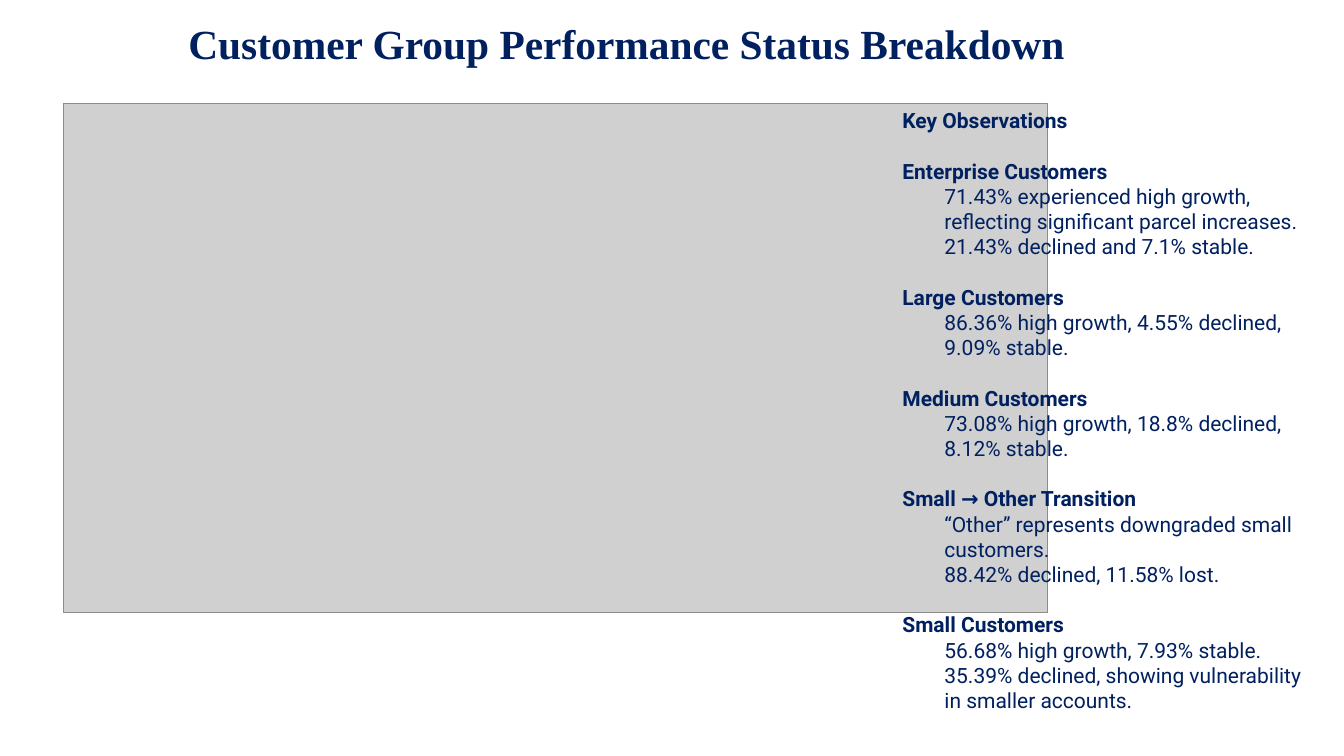
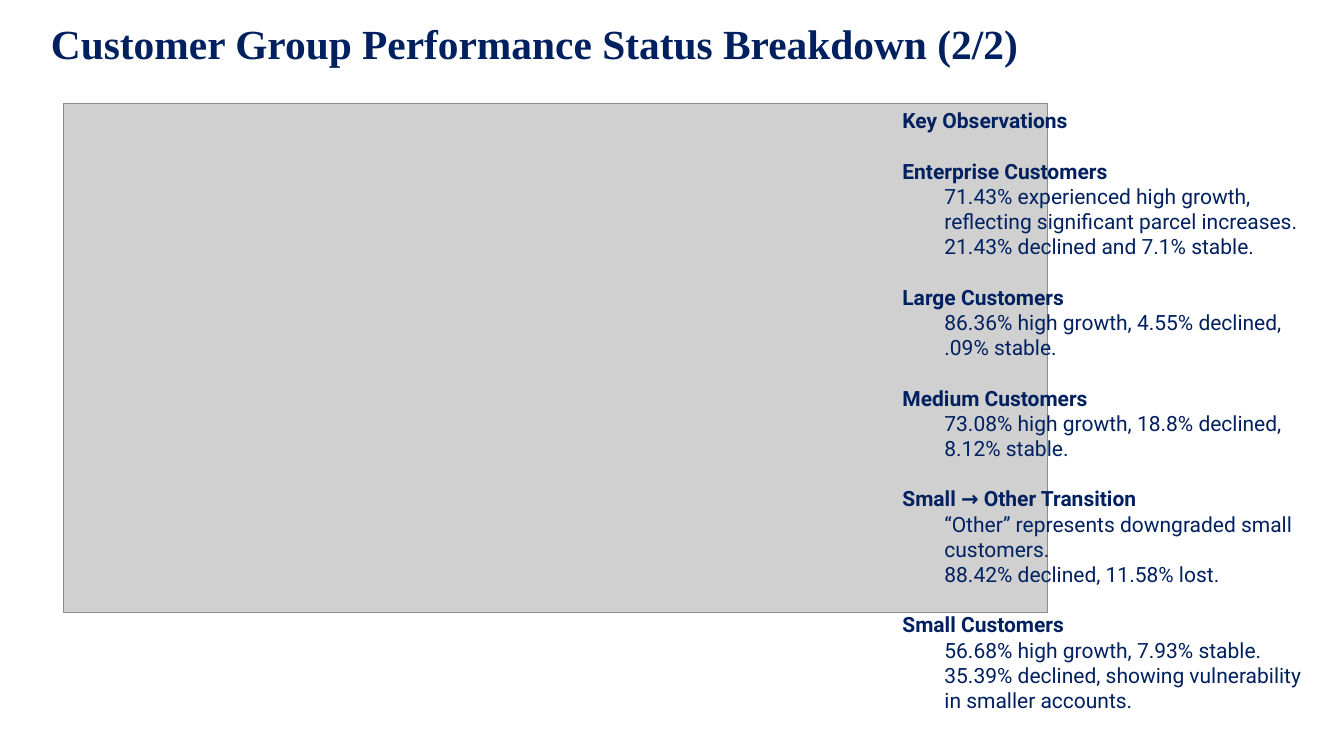
Before and after one commit to Nyleve-George/Covid_Parcel_Business_Project, a slide deck: slide 11 of PresentationE/The-COVID-19-Impact-on-ABC's-Business.pptx. Drawn at 1344x756 pixels with LibreOffice and Linux fonts; fonts in the diff are those of the drawing; grey boxes stand for pictures. Boxes give left, top, right and bottom in pixels: in the first picture for what was removed or moved away, otherwise in the second. Text is boxed around its words. In the diff, an @@ line names an element or a change of style, - is before the commit and + after.

```diff
--- a/PresentationE/The-COVID-19-Impact-on-ABC's-Business.pptx
+++ b/PresentationE/The-COVID-19-Impact-on-ABC's-Business.pptx
@@ text at box(51, 30, 1017, 68): text changed @@
-Customer Group Performance Status Breakdown
+Customer Group Performance Status Breakdown (2/2)
@@ text at box(944, 310, 1282, 362): text changed @@
-  86.36% high growth, 4.55% declined, 9.09% stable.
+  86.36% high growth, 4.55% declined, .09% stable.
```
Also in this commit, not shown: 7 other slides changed, 6 slides added, 2 slides removed, 2 other files.
